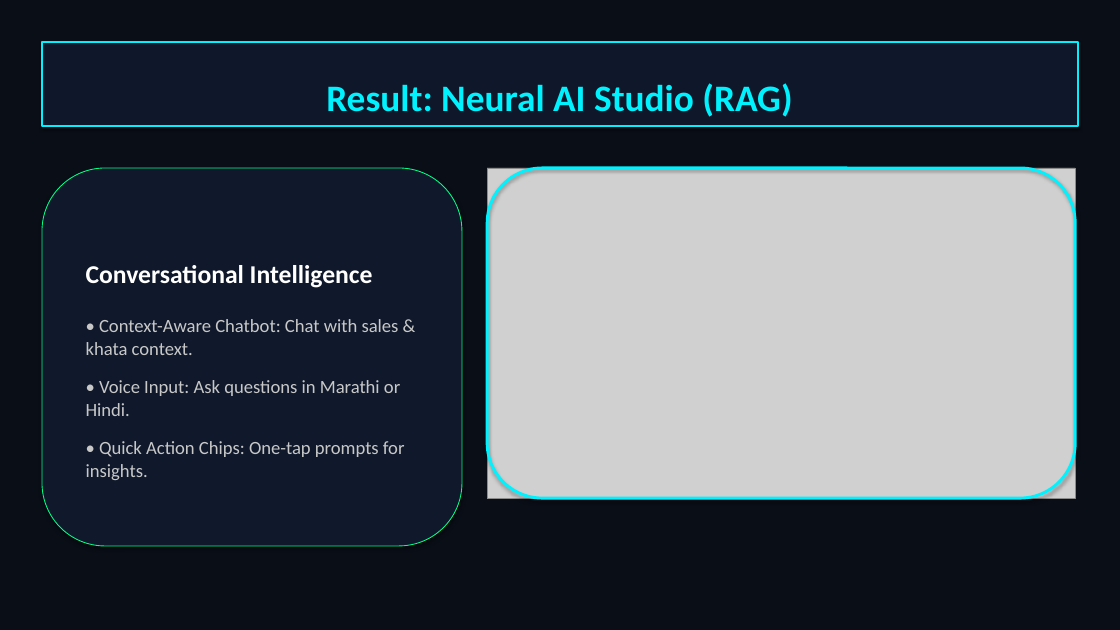
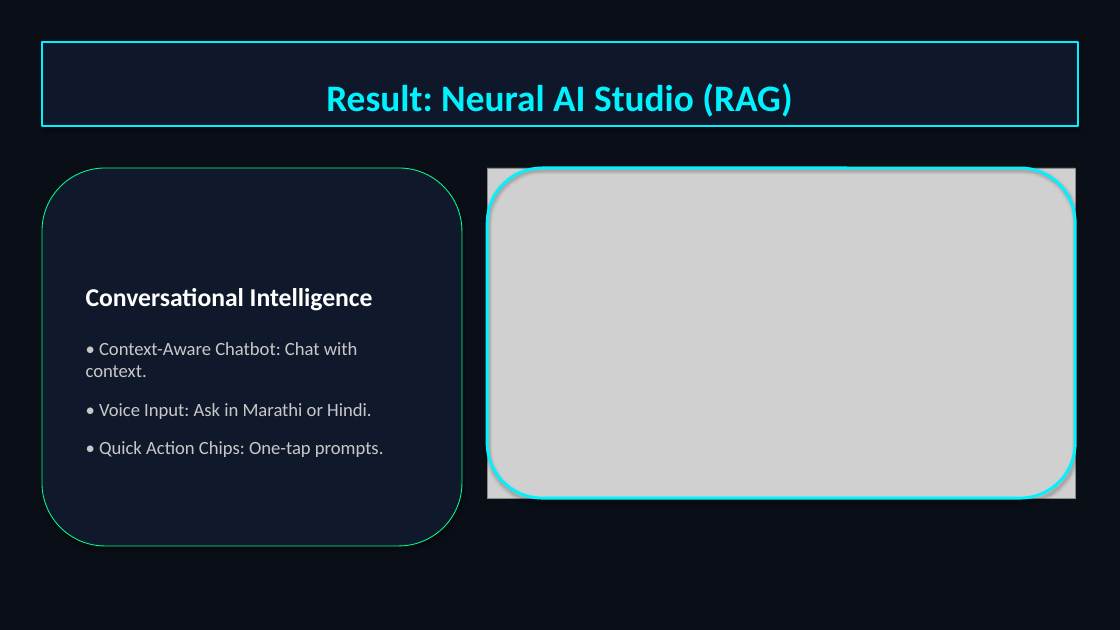
Before and after one commit to sanketkirdat08-cmd/vernaledger-ai, a slide deck: slide 7 of VernaLedger_Full_Presentation.pptx. Drawn at 1120x630 pixels with LibreOffice and Linux fonts; fonts in the diff are those of the drawing; grey boxes stand for pictures. Boxes give left, top, right and bottom in pixels: in the first picture for what was removed or moved away, otherwise in the second. Text is boxed around its words. In the diff, an @@ line names an element or a change of style, - is before the commit and + after.

```diff
--- a/VernaLedger_Full_Presentation.pptx
+++ b/VernaLedger_Full_Presentation.pptx
@@ text in rounded rectangle at [86, 342, 384, 457]: text changed @@
-• Context-Aware Chatbot: Chat with sales & khata context.
-• Voice Input: Ask questions in Marathi or Hindi.
-• Quick Action Chips: One-tap prompts for insights.
+• Context-Aware Chatbot: Chat with context.
+• Voice Input: Ask in Marathi or Hindi.
+• Quick Action Chips: One-tap prompts.
```
Also in this commit, not shown: 6 other slides changed, 1 other file.
